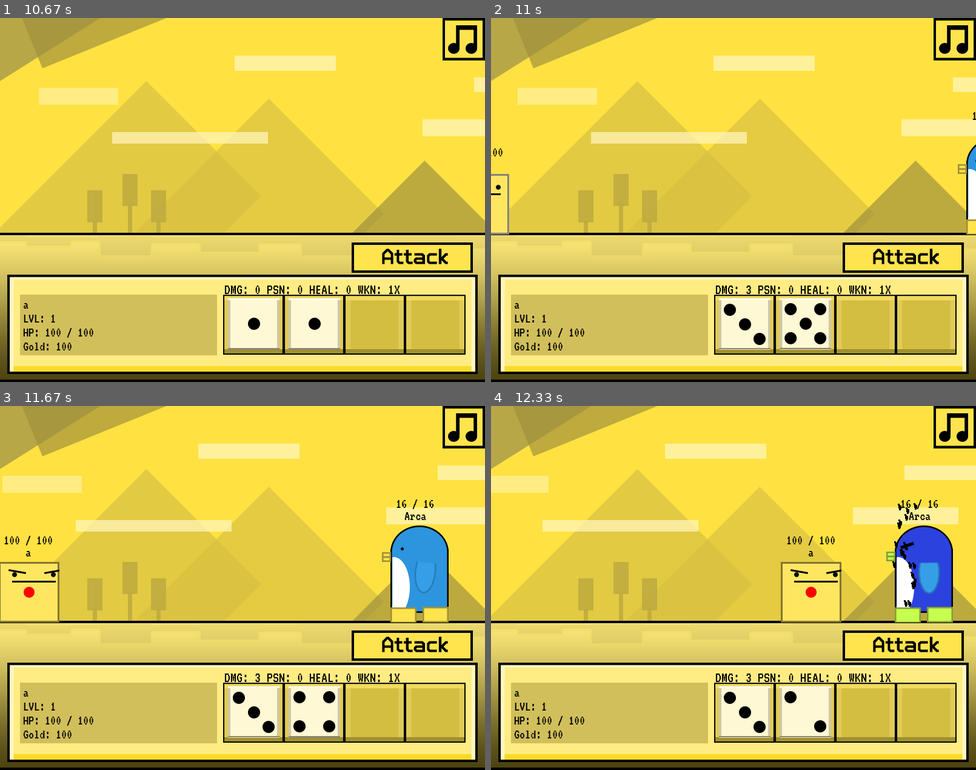
Above: before the commit, frames 1-4 (two rows, left to right).
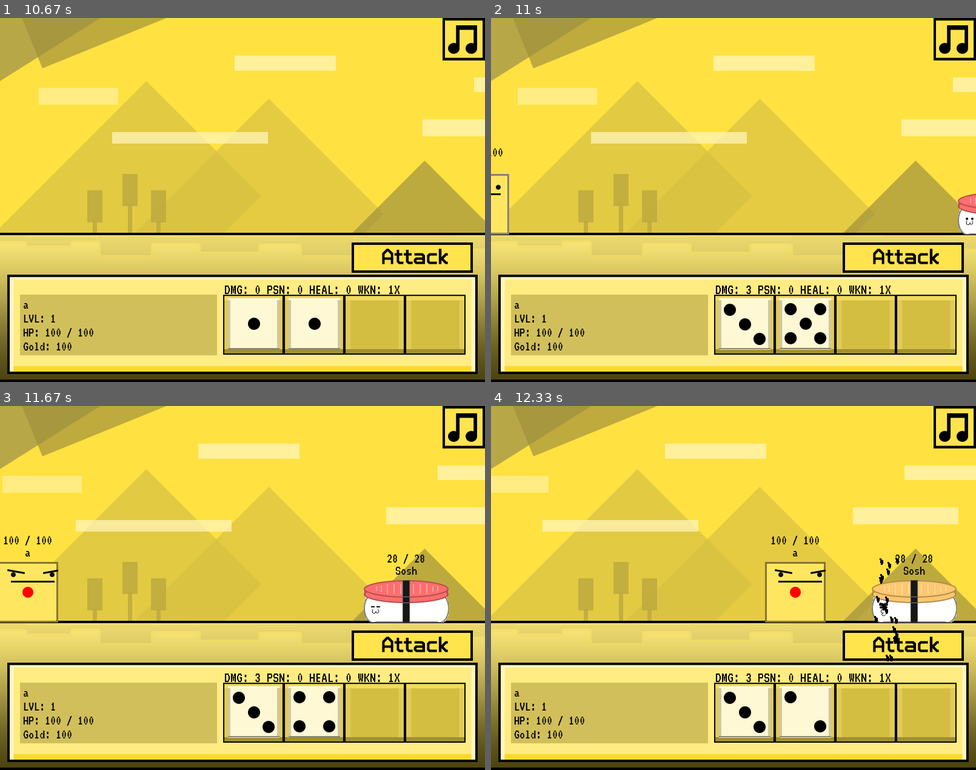
Above: after the commit, the same moments.

Repository: bloopsoup/DANGERdice
Game: pygame game, started from main.py
The game is run twice, just before and just after one commit, with the same random seed, the same clock (stepped at 60 frames per second) and the same inputs.
Inputs (mouse positions are in pixels of both pictures, inside the frame that each line leads up to):
- Up to frame 1 (10.67 s): click (232, 243) at 0.95 s; click (160, 287) at 2.38 s; click (242, 207) at 2.72 s; click (19, 39) at 3.05 s; click (242, 261) at 3.38 s; click (213, 207) at 3.72 s; click (271, 207) at 4.05 s; click (465, 360) at 4.38 s; click (184, 174) at 4.72 s; click (465, 360) at 5.72 s; click (247, 87) at 6.05 s; click (242, 207) at 6.78 s; click (242, 167) at 7.12 s; click (242, 119) at 7.45 s; hold A 7.73-8.2 s; tap Enter at 8.23 s; click (465, 360) at 8.62 s; click (276, 192) at 8.95 s; click (465, 360) at 9.78 s; hold D 10.07-10.53 s; tap F at 10.13, 10.43 s; click (242, 192) at 10.62 s
- Up to frame 2 (11 s): type "a" at 10.9 s
- Up to frame 3 (11.67 s): type "nn" at 11 s; tap Enter at 11.23 s
- Up to frame 4 (12.33 s): no input

Frame 1 is identical in both runs. In frame 2, 0.6% of the frame differs, in the area x 96-100%, y 25-60%; in frame 3, 4.0%; in frame 4, 5.4%, in the area x 56-96%, y 25-71%.

Commit message:
added enemy and new tier

Diff:
--- a/base.py
+++ b/base.py
@@ -498,7 +498,11 @@
                      [random.randint(10, 13), 10, 70, ["basic4", "basic3", "basic3"],
                       [["It sure is hot over here.",
                         "Then go home.",
-                        "No."], "101", (0, 1)]]
+                        "No."], "101", (0, 1)]],
+                     [random.randint(13, 16), 11, 75, ["basic4", "basic5"],
+                      [["Chips at the store are 50% off.",
+                        "Then let's go.",
+                        "I've been starving."], "100", (0, 1)]]
                      ]
 
         self.change_name("Aaron")
@@ -534,7 +538,10 @@
                       [["Why are you here?",
                         "Sightseeing.",
                         "I heard you can see idiots here.",
-                        "Rude."], "0110", (0, 4)]]
+                        "Rude."], "0110", (0, 4)]],
+                     [random.randint(12, 15), 12, 90, ["basic5", "divider3"],
+                      [["A tale of two cities...",
+                        "There is one city doofus."], "10", (0, 4)]]
                      ]
 
         self.change_name("Dorita")
@@ -564,7 +571,12 @@
                         "No need to be an ass about it."], "10", (1, 5)]],
                      [random.randint(11, 13), 11, 120, ["basic3", "basic3"],
                       [["I am way out of my element.",
-                        "And yet you are still picking fights."], "10", (1, 5)]]
+                        "And yet you are still picking fights."], "10", (1, 5)]],
+                     [random.randint(13, 16), 12, 140, ["basic5", "basic5"],
+                      [["After I get my money,",
+                        "we shall get wasted at the bar.",
+                        "Can I come?",
+                        "Sure."], "1101", (1, 5)]]
                      ]
 
         self.change_name("Wally")
@@ -601,7 +613,10 @@
                         "That's a birthmark dingus."], "1010", (0, 5)]],
                      [random.randint(11, 13), 10, 50, ["poison3", "poison3", "divider3"],
                       [["Accept my friend request.",
-                        "I will later."], "10", (0, 5)]]
+                        "I will later."], "10", (0, 5)]],
+                     [random.randint(13, 15), 12, 70, ["poison3", "poison3", "poison3", "divider3"],
+                      [["I wonder if the game shop is open.",
+                        "Just order online like everyone else."], "10", (0, 5)]]
                      ]
 
         self.change_name("Baduck")
@@ -624,7 +639,9 @@
         self.tier = [[random.randint(5, 7), 6, 55, ["basic1", "multiplier1"], None],
                      [random.randint(6, 8), 7, 70, ["basic2", "multiplier2"], None],
                      [random.randint(8, 11), 8, 80, ["basic2", "basic2", "multiplier2"], None],
-                     [random.randint(11, 13), 10, 90, ["basic3", "multiplier3"], None]]
+                     [random.randint(11, 13), 10, 90, ["basic3", "multiplier3"], None],
+                     [random.randint(13, 15), 12, 110, ["basic4", "basic4", "multiplier3"], None]
+                     ]
 
         self.change_name("migahexx.xml")
 
@@ -644,7 +661,9 @@
         self.tier = [[random.randint(8, 10), 30, 300, ["basic2", "basic2", "multiplier1", "multiplier1"], None],
                      [random.randint(10, 20), 40, 500, ["basic3", "multiplier1", "poison2", "poison2"], None],
                      [random.randint(15, 25), 45, 800, ["basic3", "multiplier2", "heal2", "poison2"], None],
-                     [random.randint(25, 30), 50, 1000, ["basic4", "multiplier3", "heal3", "poison3"], None]]
+                     [random.randint(25, 30), 50, 1000, ["basic4", "multiplier3", "heal3", "poison3"], None],
+                     [random.randint(30, 31), 55, 1200, ["basic5", "multiplier3", "multiplier3", "heal3"], None]
+                     ]
 
         self.change_name("Shopkeeper")
 
@@ -665,7 +684,9 @@
         self.tier = [[random.randint(3, 4), 7, 10, ["basic1", "poison1", "heal1"], None],
                      [random.randint(6, 7), 9, 30, ["basic2", "poison2", "heal2", "divider2"], None],
                      [random.randint(7, 9), 9, 40, ["basic2", "poison2", "heal2", "basic3"], None],
-                     [random.randint(10, 12), 9, 60, ["basic3", "poison3", "divider3", "basic3"], None]]
+                     [random.randint(10, 12), 9, 60, ["basic3", "poison3", "divider3", "basic3"], None],
+                     [random.randint(12, 15), 10, 80, ["basic4", "basic5", "divider3", "heal3"], None]
+                     ]
 
         self.change_name("Gamble Square")
 
@@ -697,7 +718,11 @@
                      [random.randint(11, 13), 11, 90, ["basic3", "basic3", "heal2"],
                       [["I'll steal your heart",
                         "literally.",
-                        "Oh no."], "110", (1, 1)]]
+                        "Oh no."], "110", (1, 1)]],
+                     [random.randint(13, 15), 13, 110, ["basic4", "basic4", "heal3"],
+                      [["Maybe trying to kill you isn't a good   idea.",
+                        "You need a hobby.",
+                        "I'll kill you."], "101", (1, 1)]]
                      ]
 
         self.change_name("Ria")
@@ -729,7 +754,12 @@
                         "So you do wanna die."], "101", (1, 4)]],
                      [random.randint(10, 12), 10, 80, ["basic4", "basic3", "divider3"],
                       [["You built like a box.",
-                        "What?"], "10", (1, 4)]]
+                        "What?"], "10", (1, 4)]],
+                     [random.randint(13, 15), 12, 100, ["basic5", "basic4", "divider3", "heal2"],
+                      [["Wanna get food? `````My treat.",
+                        "...",
+                        "Sure.",
+                        "After this fight."], "1000", (1, 4)]]
                      ]
 
         self.change_name("Wandre")
@@ -762,7 +792,11 @@
                      [random.randint(11, 13), 9, 60, ["poison3", "poison3", "heal2"],
                       [["Have you seen my cactus friend?",
                         "He owes me lunch.",
-                        "Lunch?"], "110", (0, 3)]]
+                        "Lunch?"], "110", (0, 3)]],
+                     [random.randint(13, 15), 10, 75, ["poison3", "poison3", "poison3", "heal3"],
+                      [["Can't wait to return home.",
+                        "I hate seeing people I know.",
+                        "I hate seeing people I don't know."], "110", (0, 3)]]
                      ]
 
         self.change_name("Cena")
@@ -791,11 +825,15 @@
                      [random.randint(7, 10), 9, 45, ["basic3", "basic2", "heal2"],
                       [["Money talks",
                         "and it looks like you have nothing to say.",
-                        "No need to rub it in."], "110", (0, 2)]],
+                        "Wow."], "110", (0, 2)]],
                      [random.randint(11, 13), 10, 65, ["basic3", "basic3", "heal3"],
                       [["I feel like I'm being cooked.",
                         "And yet you still smell rancid.",
-                        "What about your breath?"], "101", (0, 2)]]
+                        "What about your breath?"], "101", (0, 2)]],
+                     [random.randint(13, 15), 12, 75, ["basic4", "basic4", "heal3"],
+                      [["I don't want to be a lawyer.",
+                        "Why are you saying this?",
+                        "Making smalltalk."], "101", (0, 2)]]
                      ]
 
         self.change_name("Bursa")
@@ -828,7 +866,10 @@
                      [random.randint(10, 12), 10, 60, ["basic3", "multiplier3"],
                       [["I shall strike you down",
                         "and you will know peace.",
-                        "Great."], "110", (1, 3)]]
+                        "Great."], "110", (1, 3)]],
+                     [random.randint(12, 15), 12, 80, ["basic4", "basic4", "multiplier3"],
+                      [["Hello!",
+                        "Good afternoon."], "10", (1, 3)]]
                      ]
 
         self.change_name("Sosh")
@@ -855,6 +896,8 @@
                      [random.randint(7, 9), 12, 30, ["basic1", "basic1"],
                       None],
                      [random.randint(10, 12), 12, 50, ["basic1", "basic1"],
+                      None],
+                     [random.randint(12, 15), 14, 70, ["basic1", "basic1"],
                       None]
                      ]
 
@@ -864,6 +907,33 @@
                           [0, 0, 0, 4, 4, 0, 0, 4, 4, 0, 0, 0],
                           [0, 0, 0, 5, 6, 7, 7, 7, 6, 5, 0, 0, 8, 9, 10, 10, 10, 9, 8, 0, 0, 0],
                           [0, 0, 0, 11, 0, 0, 11, 0, 0, 0, 0, 0, 0]]
+        self.idle_run = random.choice(self.idle_anim)
+
+
+class Ellie(Enemy):
+    """You have a sister. Apparently."""
+
+    def __init__(self, files, x, y):
+        super().__init__(files, x, y)
+
+        self.tier = [[random.randint(2, 3), 9, 16, ["basic1"],
+                      None],
+                     [random.randint(4, 5), 9, 25, ["basic1", "basic2"],
+                      None],
+                     [random.randint(6, 8), 10, 40, ["basic1", "basic2", "basic2", "heal1"],
+                      None],
+                     [random.randint(9, 11), 12, 55, ["basic1", "basic3", "poison2", "heal2"],
+                      None],
+                     [random.randint(11, 15), 14, 65, ["basic1", "basic4", "basic4", "heal3"],
+                      None]
+                     ]
+
+        self.change_name("Ellie")
+
+        self.idle_anim = [[1, 2, 3, 3, 3, 3, 3, 3, 3, 3, 3, 4, 4, 3, 3, 3, 3, 3, 3, 2, 1, 0, 0, 0, 0],
+                          [5, 6, 7, 8, 8, 7, 7, 7, 7, 7, 7, 7, 7, 7, 7, 7, 7, 6, 5, 0, 0, 0, 0],
+                          [9, 10, 10, 10, 10, 10, 10, 11, 11, 11, 10, 10, 10, 10, 10, 9, 0, 0, 0],
+                          [0, 0, 0, 0, 0, 0, 0, 0, 0, 0, 0, 0, 0, 0, 0, 0, 0, 0, 0, 0, 0, 0]]
         self.idle_run = random.choice(self.idle_anim)
 
 
--- a/main.py
+++ b/main.py
@@ -58,6 +58,7 @@
                           "cena": Spritesheet(load_c("cena190x100x3x5.png"), 190, 100, 3, 5),
                           "sosh": Spritesheet(load_c("sosh70x140x3x5.png"), 70, 140, 3, 5),
                           "arca": Spritesheet(load_c("arca160x110x3x5.png"), 160, 110, 3, 5),
+                          "ellie": Spritesheet(load_c("ellie100x3x5.png"), 100, 100, 3, 5),
                           "portrait1": Spritesheet(load_c("chat100x2x6.png"), 100, 100, 2, 6),
                           "button": Spritesheet(load_b("1button70x3x6.png"), 70, 70, 3, 6),
                           "button2": Spritesheet(load_b("2button75x500x6x3.png"), 75, 500, 6, 3),
@@ -133,15 +134,15 @@
            Levels are grouped into stages where a stage dictates the tier of the generated enemy.
            Each stage ends with a boss fight. Sometimes after a level, you can get extra die loot."""
 
-        enemies = ["aaron", "bursa", "cena", "dorita", "duck", "square", "wandre", "sosh", "arca"]
+        enemies = ["aaron", "bursa", "cena", "dorita", "duck", "square", "wandre", "sosh", "arca", "ellie"]
         bosses = ["wally", "ria"]
 
-        number_of_levels = [4, 4, 4, 4]
+        number_of_levels = [4, 4, 4, 4, 4]
         previous = None
 
         state_data = []
 
-        for i in range(4):
+        for i in range(5):
             tmp = enemies[:]
             tmp2 = bosses[:]
             for j in range(number_of_levels[i]):
@@ -310,7 +311,8 @@
                      "cena": 'Cena(Control.sheets["cena"].load_all_images(), -300, -300)',
                      "bursa": 'Bursa(Control.sheets["bursa"].load_all_images(), -300, -300)',
                      "sosh": 'Sosh(Control.sheets["sosh"].load_all_images(), -300, -300)',
-                     "arca": 'Arca(Control.sheets["arca"].load_all_images(), -300, -300)'}
+                     "arca": 'Arca(Control.sheets["arca"].load_all_images(), -300, -300)',
+                     "ellie": 'Ellie(Control.sheets["ellie"].load_all_images(), -300, -300)'}
 
     # Note that player is a 100px x 100px png
     player = None
@@ -1204,45 +1206,15 @@
         [["basic2", "poison1", "heal1"], False],
         [["basic2", "poison1", "heal2"], False],
         [["basic3", "poison2", "basic2"], False],
-        [["basic3", "divider2", "multiplier1"], False]
+        [["basic3", "divider2", "multiplier1"], False],
+        [["basic4", "basic5", "multiplier2"], False]
     ]
-    storage = {
-        "p0-0": tier[0],
-        "l0-0": tier[0],
-        "p0-1": tier[0],
-        "l0-1": tier[0],
-        "p0-2": tier[0],
-        "l0-2": tier[0],
-        "p0-3": tier[0],
-        "l0-3": tier[0],
-
-        "p1-0": tier[1],
-        "l1-0": tier[1],
-        "p1-1": tier[1],
-        "l1-1": tier[1],
-        "p1-2": tier[1],
-        "l1-2": tier[1],
-        "p1-3": tier[1],
-        "l1-3": tier[1],
-
-        "p2-0": tier[2],
-        "l2-0": tier[2],
-        "p2-1": tier[2],
-        "l2-1": tier[2],
-        "p2-2": tier[2],
-        "l2-2": tier[2],
-        "p2-3": tier[2],
-        "l2-3": tier[2],
-
-        "p3-0": tier[3],
-        "l3-0": tier[3],
-        "p3-1": tier[3],
-        "l3-1": tier[3],
-        "p3-2": tier[3],
-        "l3-2": tier[3],
-        "p3-3": tier[3],
-        "l3-3": tier[3]
-    }
+
+    storage = {}
+    for i in range(5):
+        for j in range(4):
+            storage["p{0}-{1}".format(i, j)] = tier[i]
+            storage["l{0}-{1}".format(i, j)] = tier[i]
 
     inventory = []
 
@@ -1566,45 +1538,16 @@
         ["basic1", "basic1", "basic1", "basic1", "basic2", "poison1", "poison1", "poison2", "heal1"],
         ["basic1", "basic1", "basic1", "basic1", "basic2", "basic2", "basic3", "poison1", "poison1", "poison2"],
         ["basic1", "basic1", "basic2", "basic2", "basic2", "basic3", "basic3", "poison1", "poison1",  "poison2",
-         "multiplier1", "divider1"]
+         "multiplier1", "divider1"],
+        ["basic2", "basic2", "basic3", "basic3", "basic3", "basic4", "basic4", "basic5", "poison1", "poison1",
+         "poison2", "poison3", "multiplier2", "divider3"]
     ]
-    storage = {
-        "p0-0": tier[0],
-        "l0-0": tier[0],
-        "p0-1": tier[0],
-        "l0-1": tier[0],
-        "p0-2": tier[0],
-        "l0-2": tier[0],
-        "p0-3": tier[0],
-        "l0-3": tier[0],
-
-        "p1-0": tier[1],
-        "l1-0": tier[1],
-        "p1-1": tier[1],
-        "l1-1": tier[1],
-        "p1-2": tier[1],
-        "l1-2": tier[1],
-        "p1-3": tier[1],
-        "l1-3": tier[1],
-
-        "p2-0": tier[2],
-        "l2-0": tier[2],
-        "p2-1": tier[2],
-        "l2-1": tier[2],
-        "p2-2": tier[2],
-        "l2-2": tier[2],
-        "p2-3": tier[2],
-        "l2-3": tier[2],
-
-        "p3-0": tier[3],
-        "l3-0": tier[3],
-        "p3-1": tier[3],
-        "l3-1": tier[3],
-        "p3-2": tier[3],
-        "l3-2": tier[3],
-        "p3-3": tier[3],
-        "l3-3": tier[3]
-    }
+
+    storage = {}
+    for i in range(5):
+        for j in range(4):
+            storage["p{0}-{1}".format(i, j)] = tier[i]
+            storage["l{0}-{1}".format(i, j)] = tier[i]
 
     def __init__(self):
         super().__init__()
@@ -1777,7 +1720,7 @@
 
     def startup(self):
         handle_music(random.choice(["huh.mp3", "ones.mp3", "stomp.mp3", "stomp2.mp3", "trittle.mp3", "doma.mp3",
-                                    "calm.mp3", "Something.mp3"]))
+                                    "calm.mp3", "Something.mp3", "hurt.mp3", "somedrums.mp3"]))
 
         # Setup Menu
         self.menu = SimpleMenu(20, 250, 265)
Binary file added: assets/characters/ellie100x3x5.png
Binary file added: assets/screens/4.png
Binary file added: assets/screens/cloud4.png
